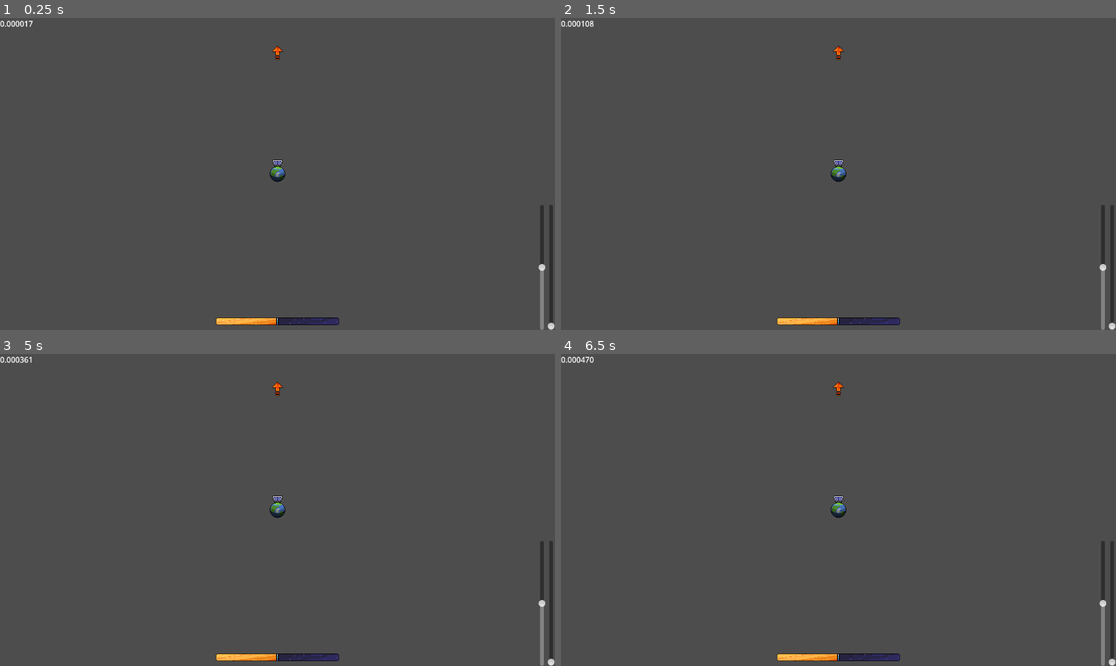
Above: before the commit, frames 1-4 (two rows, left to right).
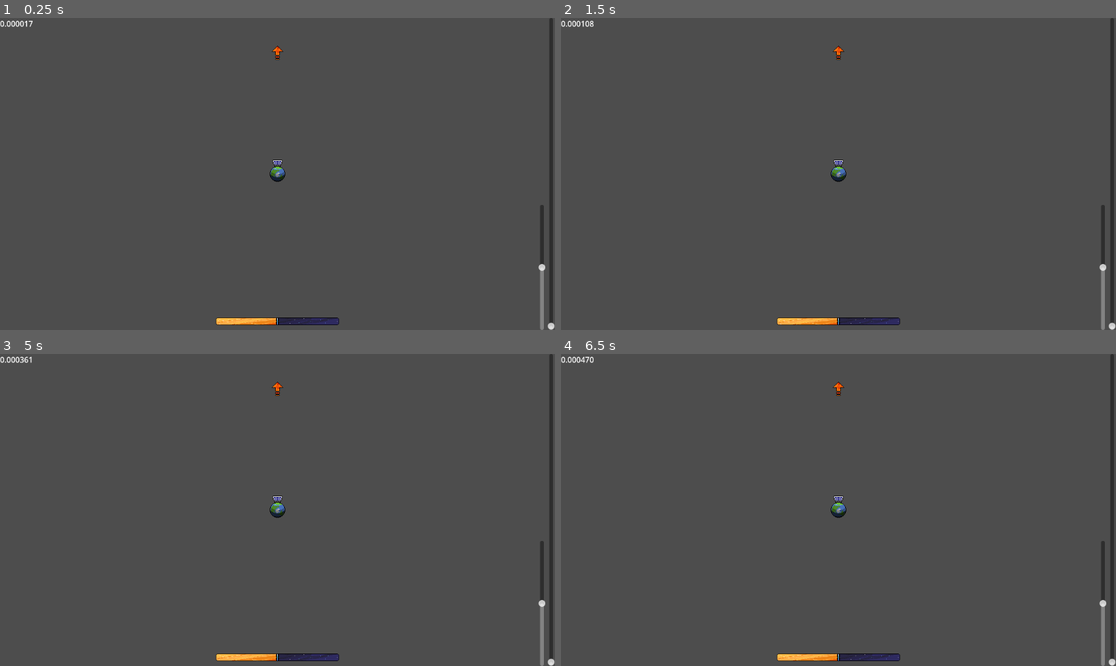
Above: after the commit, the same moments.

Repository: Vikezor/balanced-light
Game: Godot game, scene res://view/view.tscn
The game is run twice, just before and just after one commit, with the same random seed, the same clock (stepped at 60 frames per second) and the same inputs.
Inputs:
- Up to frame 1 (0.25 s): no input
- Up to frame 2 (1.5 s): no input
- Up to frame 3 (5 s): no input
- Up to frame 4 (6.5 s): tap Enter at 5 s

The runs differ from the first frame. In frame 1, 0.4% of the frame differs, in the area x 98-100%, y 0-60%; in frame 2, 0.4%; in frame 3, 0.4%; in frame 4, 0.4%.

Commit message:
make the time scale bar bloody massive for finer control

Diff:
--- a/view/view.tscn
+++ b/view/view.tscn
@@ -31,7 +31,6 @@
 
 [node name="TimeScale" type="VSlider" parent="CanvasLayer"]
 offset_left = 1136.0
-offset_top = 388.0
 offset_right = 1152.0
 offset_bottom = 648.0
 min_value = 1.0
